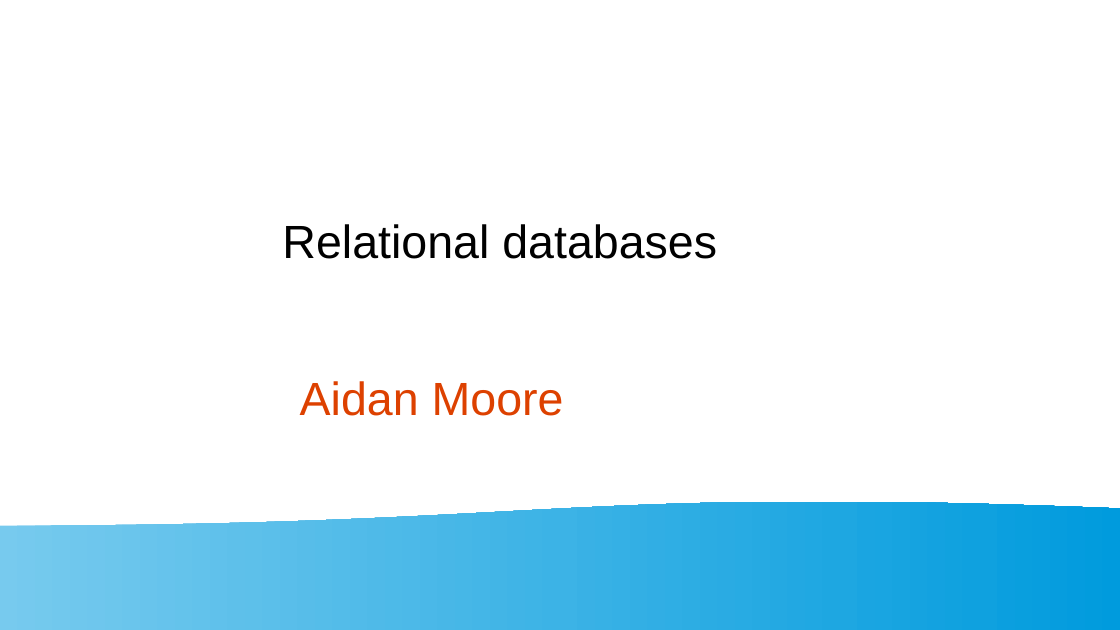
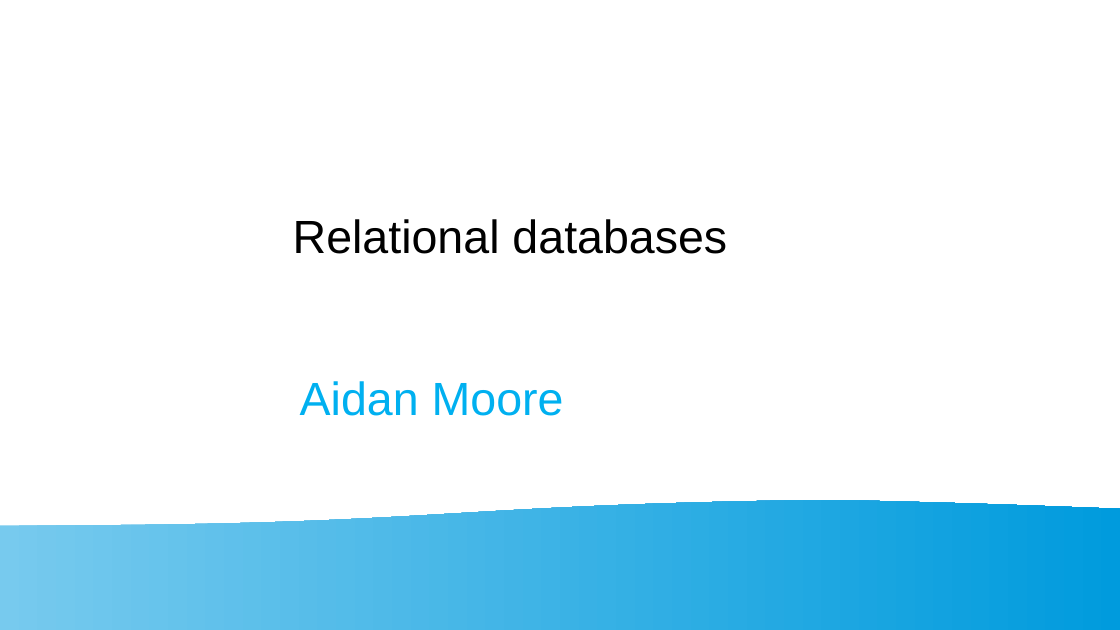
Before and after one commit to ajm1102/Uni-work, a slide deck: slide 1 of Big Data and Data Mining/Presentation/sqlPres.odp. Drawn at 1120x630 pixels with LibreOffice and Linux fonts; fonts in the diff are those of the drawing. Boxes give left, top, right and bottom in pixels: in the first picture for what was removed or moved away, otherwise in the second. Text is boxed around its words. In the diff, an @@ line names an element or a change of style, - is before the commit and + after.

```diff
--- a/Big Data and Data Mining/Presentation/sqlPres.odp
+++ b/Big Data and Data Mining/Presentation/sqlPres.odp
@@ title "Relational databases" moved from (x1=282, y1=224, x2=717, y2=259) to (x1=293, y1=219, x2=727, y2=254) @@
@@ title "Aidan Moore" at (x1=300, y1=381, x2=564, y2=416): text colour #DD4100 to #00B0F0 @@
@@ flow chart document removed at (x1=0, y1=500, x2=1120, y2=630) @@
@@ freeform shape added at (x1=0, y1=500, x2=1120, y2=630), fill gradient #77CAEE to #009BDD @@
```
Also in this commit, not shown: 10 other slides changed, 8 other files.
